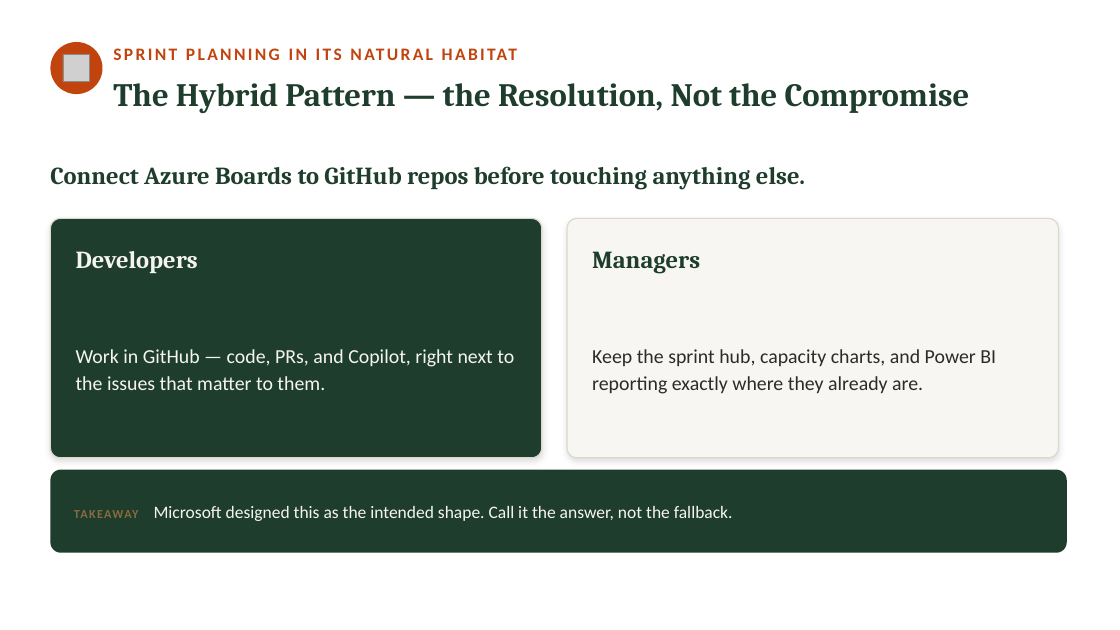
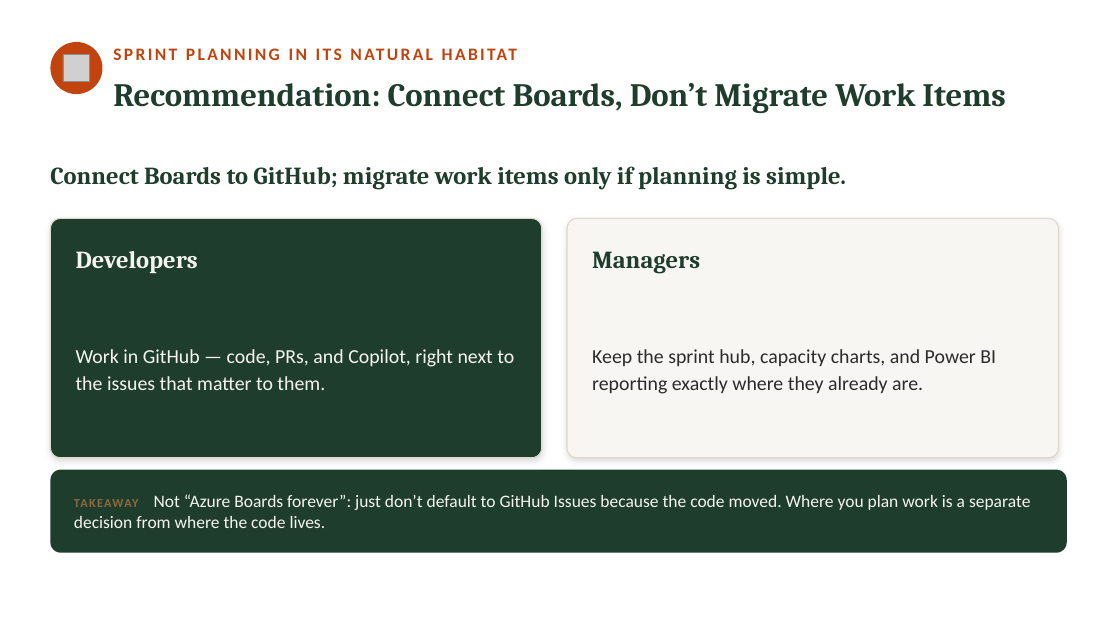
Before and after one commit to neumann1990/Azure_DevOps_To_GitHub, a slide deck: slide 34 of presentation/azure-devops-to-github-the-great-migration-FULL-DECK.pptx (slide 38 before the commit). Drawn at 1120x630 pixels with LibreOffice and Linux fonts; fonts in the diff are those of the drawing; grey boxes stand for pictures. Boxes give left, top, right and bottom in pixels: in the first picture for what was removed or moved away, otherwise in the second. Text is boxed around its words. In the diff, an @@ line names an element or a change of style, - is before the commit and + after.

```diff
--- a/presentation/azure-devops-to-github-the-great-migration-FULL-DECK.pptx
+++ b/presentation/azure-devops-to-github-the-great-migration-FULL-DECK.pptx
@@ text at <box>113,83,1005,113</box>: text changed @@
-The Hybrid Pattern — the Resolution, Not the Compromise
+Recommendation: Connect Boards, Don’t Migrate Work Items
@@ text at <box>50,166,846,189</box>: text changed @@
-Connect Azure Boards to GitHub repos before touching anything else.
+Connect Boards to GitHub; migrate work items only if planning is simple.
@@ text at <box>74,494,1030,528</box>: text changed @@
-TAKEAWAY Microsoft designed this as the intended shape. Call it the answer, not the fallback.
+TAKEAWAY Not “Azure Boards forever”: just don’t default to GitHub Issues because the code moved. Where you plan work is a separate decision from where the code lives.
```
Also in this commit, not shown: 19 other slides changed, 5 slides removed.
